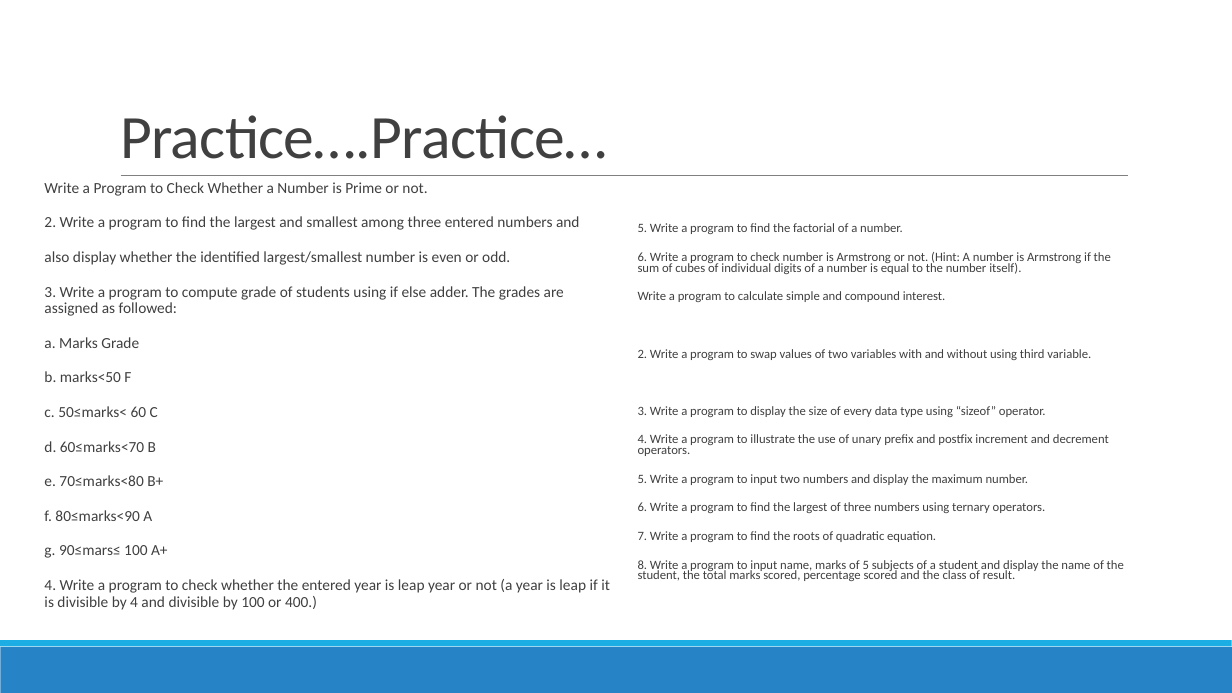
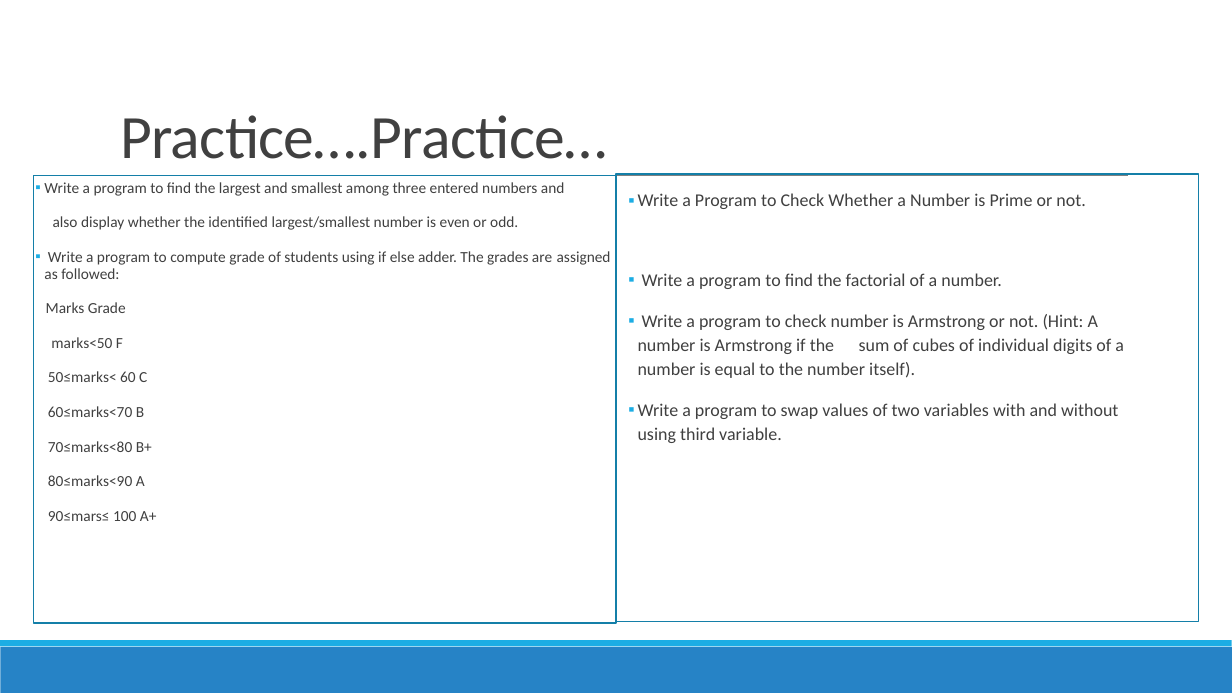
Before and after one commit to TrailBlazed/Python-Learning-Path, a slide deck: slide 5 of 2.Conditional_Statements/2.Conditional_Statements.pptx. Drawn at 1232x693 pixels with LibreOffice and Linux fonts; fonts in the diff are those of the drawing. Boxes give left, top, right and bottom in pixels: in the first picture for what was removed or moved away, otherwise in the second. Text is boxed around its words. In the diff, an @@ line names an element or a change of style, - is before the commit and + after.

```diff
--- a/2.Conditional_Statements/2.Conditional_Statements.pptx
+++ b/2.Conditional_Statements/2.Conditional_Statements.pptx
@@ rectangle added at (x1=33, y1=176, x2=616, y2=623), outline #1580A9 1.25 pt @@
@@ rectangle added at (x1=616, y1=175, x2=1200, y2=622), outline #1580A9 1.25 pt @@
@@ text at (x1=44, y1=182, x2=565, y2=196): text changed @@
-  Write a Program to Check Whether a Number is Prime or not.
-  2. Write a program to find the largest and smallest among three entered numbers and
+▪ Write a program to find the largest and smallest among three entered numbers and
@@ text at (x1=638, y1=193, x2=1124, y2=443): text changed; size 9.9 to 14 pt @@
-  5. Write a program to find the factorial of a number.
-  6. Write a program to check number is Armstrong or not. (Hint: A number is Armstrong if the sum of cubes of individual digits of a number is equal to the number itself).
-  Write a program to calculate simple and compound interest.
-  2. Write a program to swap values of two variables with and without using third variable.
-  3. Write a program to display the size of every data type using “sizeof” operator.
-  4. Write a program to illustrate the use of unary prefix and postfix increment and decrement operators.
-  5. Write a program to input two numbers and display the maximum number.
-  6. Write a program to find the largest of three numbers using ternary operators.
-  7. Write a program to find the roots of quadratic equation.
-  8. Write a program to input name, marks of 5 subjects of a student and display the name of the student, the total marks scored, percentage scored and the class of result.
+▪ Write a Program to Check Whether a Number is Prime or not.
+▪ Write a program to find the factorial of a number.
+▪ Write a program to check number is Armstrong or not. (Hint: A number is Armstrong if the sum of cubes of individual digits of a number is equal to the number itself).
+▪ Write a program to swap values of two variables with and without using third variable.
@@ text at (x1=53, y1=216, x2=518, y2=230): bullet   to none @@
@@ text at (x1=44, y1=251, x2=611, y2=521): text changed @@
-  3. Write a program to compute grade of students using if else adder. The grades are assigned as followed:
-  a. Marks Grade
-  b. marks<50 F
-  c. 50≤marks< 60 C
-  d. 60≤marks<70 B
-  e. 70≤marks<80 B+
-  f. 80≤marks<90 A
-  g. 90≤mars≤ 100 A+
-  4. Write a program to check whether the entered year is leap year or not (a year is leap if it is divisible by 4 and divisible by 100 or 400.)
+▪ Write a program to compute grade of students using if else adder. The grades are assigned as followed:
+Marks Grade
+  marks<50 F
+  50≤marks< 60 C
+  60≤marks<70 B
+  70≤marks<80 B+
+  80≤marks<90 A
+  90≤mars≤ 100 A+
```
Also in this commit, not shown: 6 other slides changed, 13 other files.
